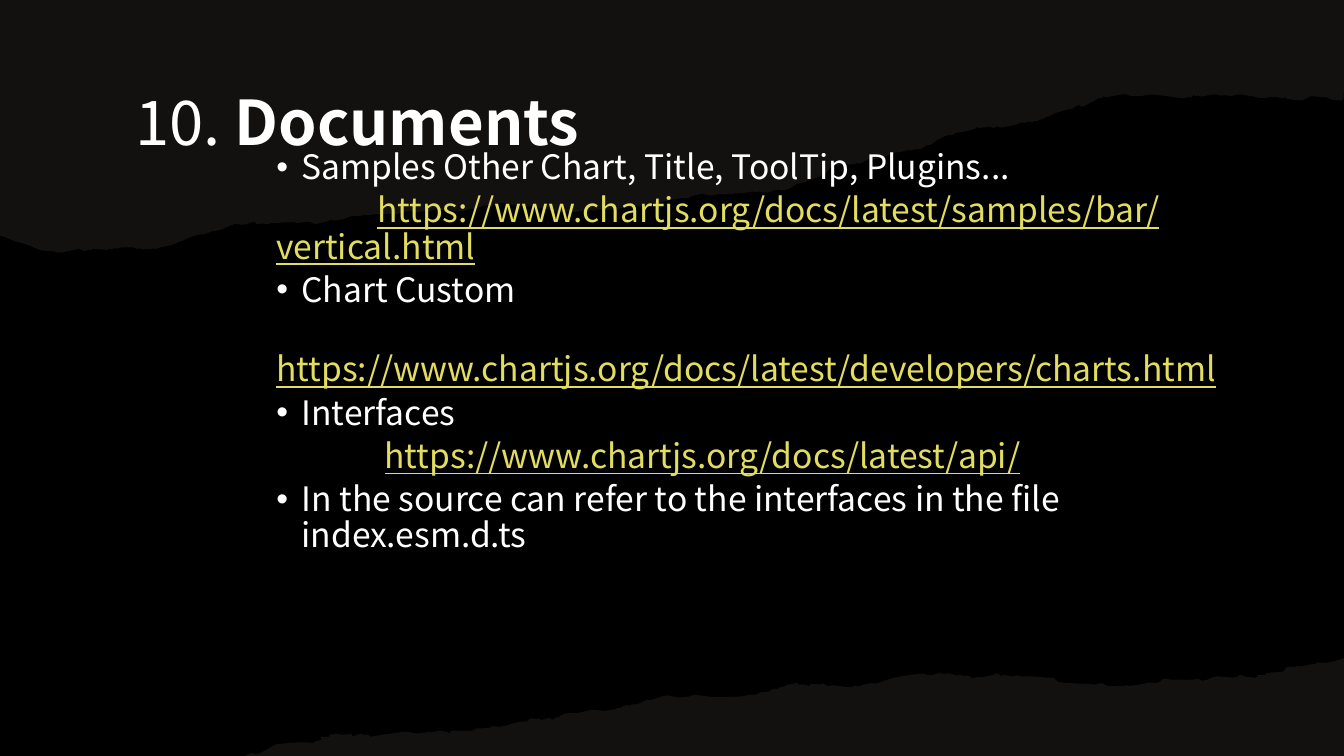
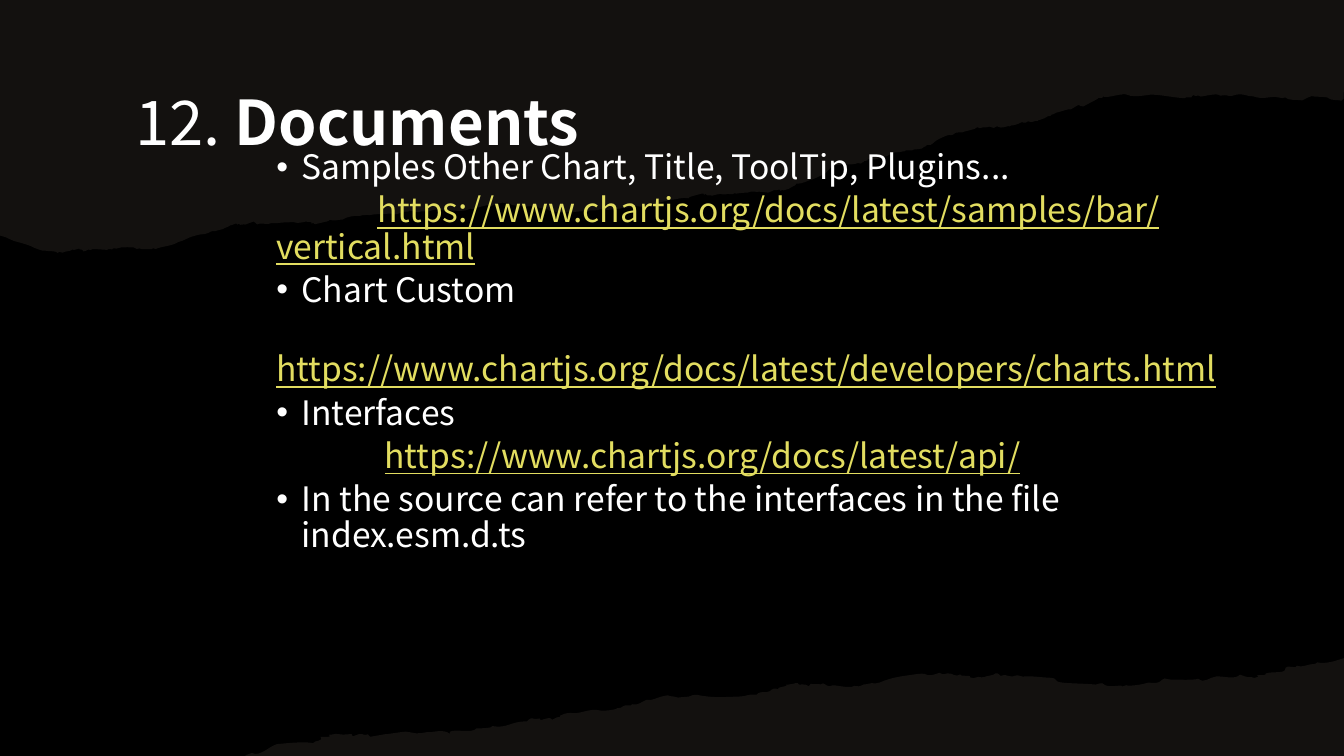
Before and after one commit to huynhtamhao/coding-guide, a slide deck: slide 29 of docs/assets/tutorials/ChartJs.pptx (slide 21 before the commit). Drawn at 1344x756 pixels with LibreOffice and Linux fonts; fonts in the diff are those of the drawing. Boxes give left, top, right and bottom in pixels: in the first picture for what was removed or moved away, otherwise in the second. Text is boxed around its words. In the diff, an @@ line names an element or a change of style, - is before the commit and + after.

```diff
--- a/docs/assets/tutorials/ChartJs.pptx
+++ b/docs/assets/tutorials/ChartJs.pptx
@@ title at [135, 99, 580, 162]: text changed @@
-10. Documents
+12. Documents
```
Also in this commit, not shown: 12 other slides changed, 8 slides added.
